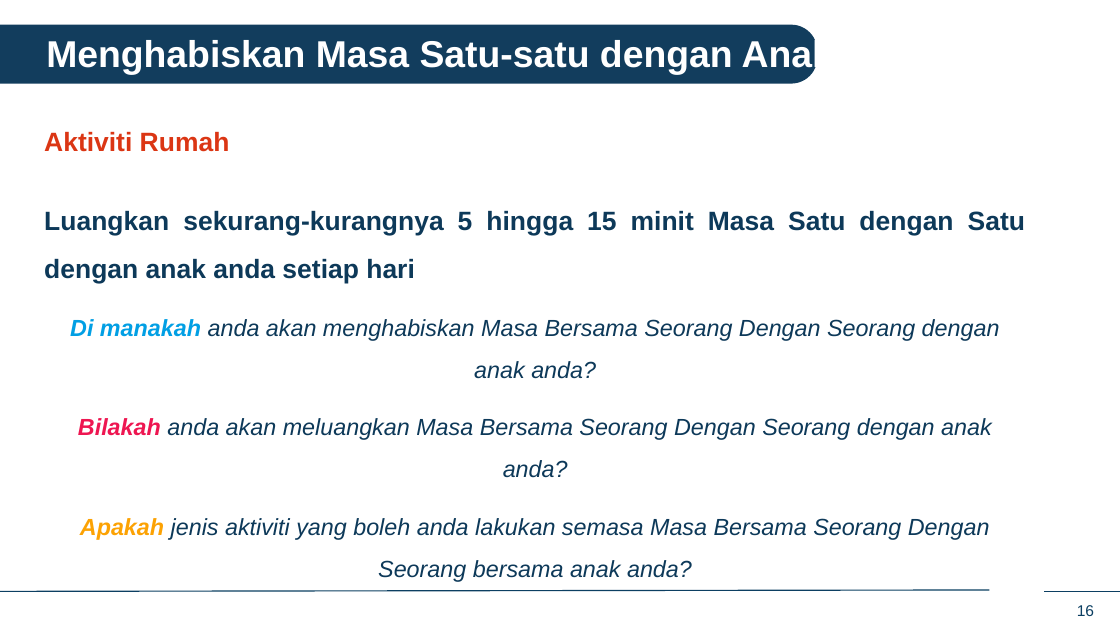
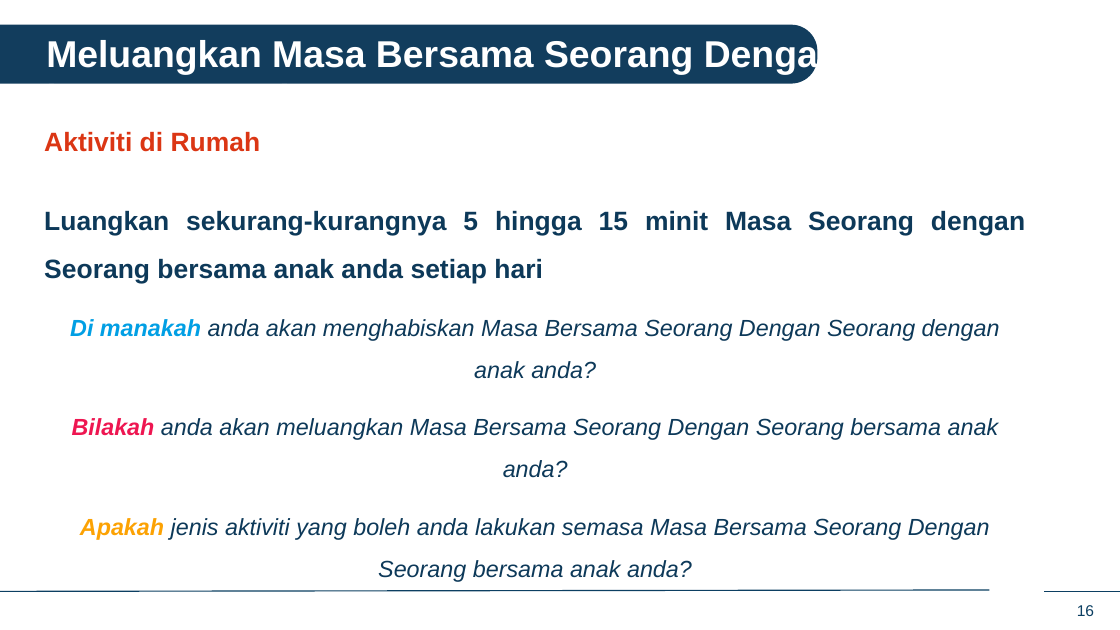
Before and after one commit to IDEMSInternational/plh-digital-content, a slide deck: slide 16 of translations/facilitator_app_malaysia/ms/ms_in_person_sessions.pptx. Drawn at 1120x630 pixels with LibreOffice and Linux fonts; fonts in the diff are those of the drawing; background and template pictures are left out. Boxes give left, top, right and bottom in pixels: in the first picture for what was removed or moved away, otherwise in the second. Text is boxed around its words. In the diff, an @@ line names an element or a change of style, - is before the commit and + after.

```diff
--- a/translations/facilitator_app_malaysia/ms/ms_in_person_sessions.pptx
+++ b/translations/facilitator_app_malaysia/ms/ms_in_person_sessions.pptx
@@ text at (46, 37, 841, 84): text changed @@
-Menghabiskan Masa Satu-satu dengan Anak Saya
+Meluangkan Masa Bersama Seorang Dengan Seorang bersama Anak Saya
@@ text at (44, 131, 1025, 283): text changed @@
-Aktiviti Rumah
-Luangkan sekurang-kurangnya 5 hingga 15 minit Masa Satu dengan Satu dengan anak anda setiap hari
+Aktiviti di Rumah
+Luangkan sekurang-kurangnya 5 hingga 15 minit Masa Seorang dengan Seorang bersama anak anda setiap hari
@@ text at (72, 418, 999, 478): text changed @@
-Bilakah anda akan meluangkan Masa Bersama Seorang Dengan Seorang dengan anak anda?
+Bilakah anda akan meluangkan Masa Bersama Seorang Dengan Seorang bersama anak anda?
```
Also in this commit, not shown: 10 other slides changed.
